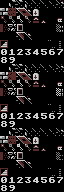
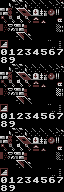
Comparing the layer stacks of the two 64 x 192 images. Changes:
painted on "Background" over 0, 8, 59, 160
